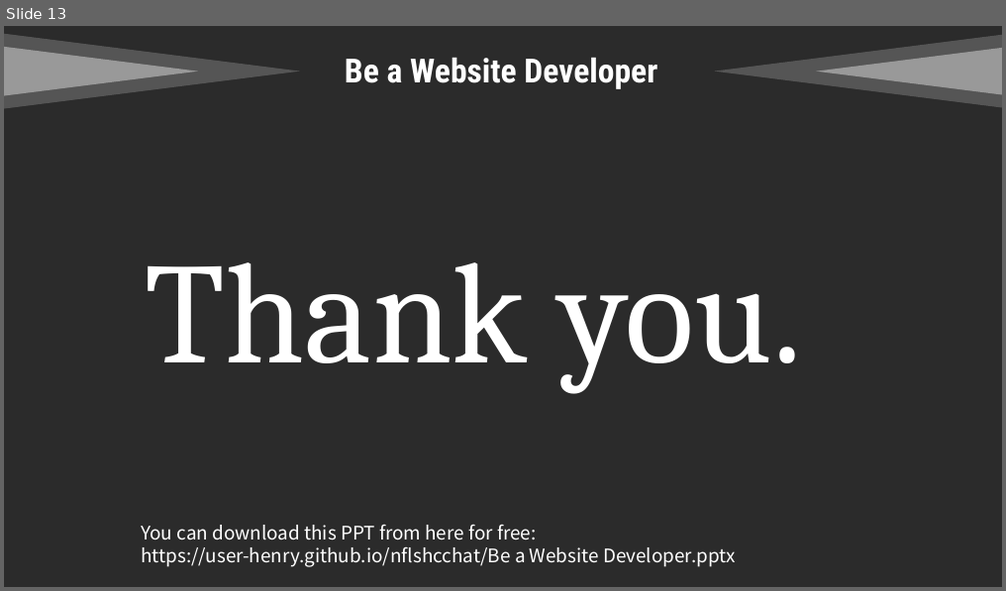
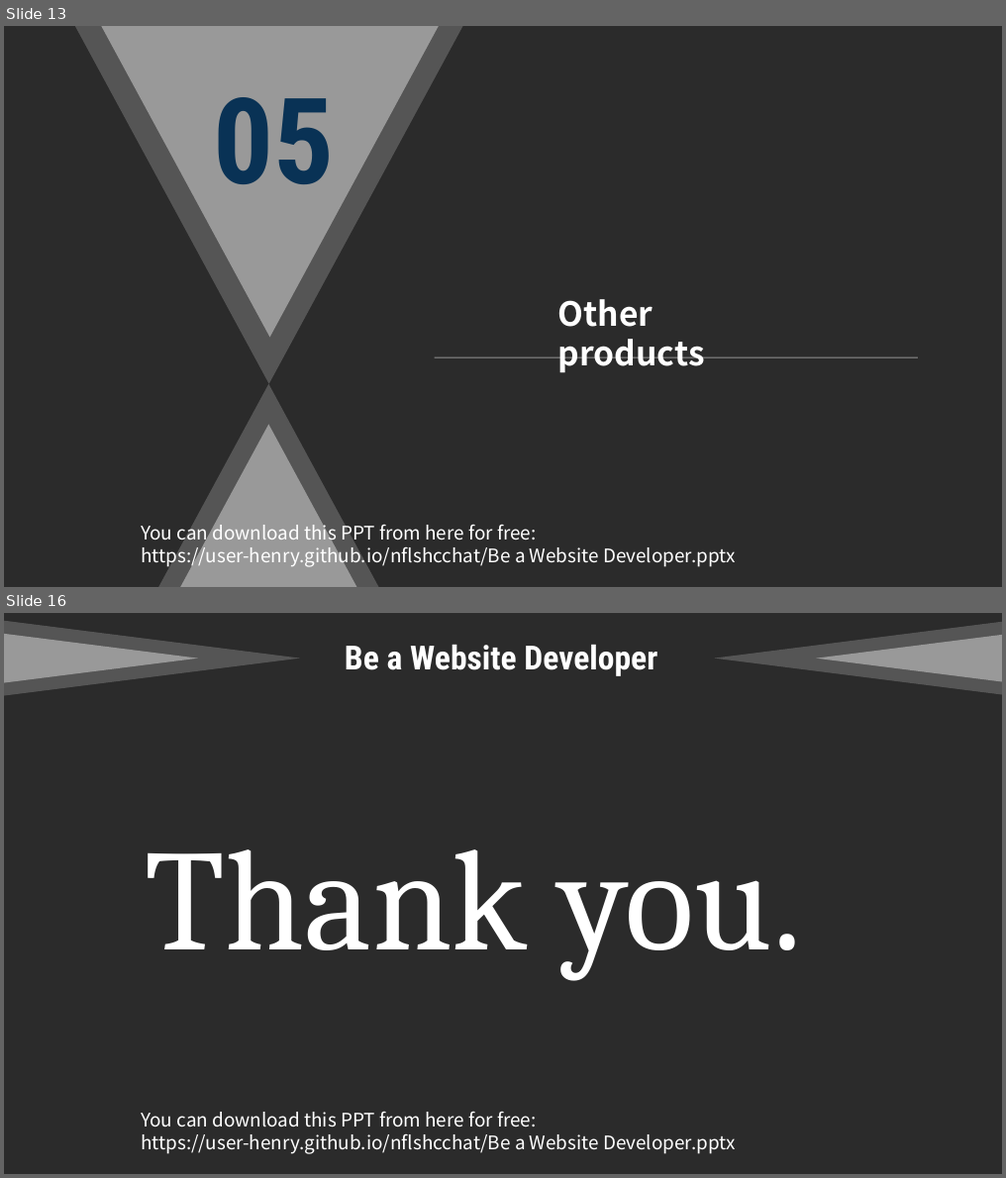
Before and after one commit to user-henry/nflshcchat, a slide deck: Be a Website Developer.pptx. Shown one above the other, each under a label of ours: slide 13 before the commit, slides 13 and 16 after it; the slides between them are not shown. The pictures are 1006x591 and 1006x1178 pixels, drawn with LibreOffice and Linux fonts; fonts in the diff are those of the drawing; background and template pictures are left out; a plain dark background stands for a picture behind light text. Boxes give left, top, right and bottom in pixels: in the first picture for what was removed or moved away, otherwise in the second. Text is boxed around its words. In the diff, an @@ line names an element or a change of style, - is before the commit and + after.

```diff
--- a/Be a Website Developer.pptx
+++ b/Be a Website Developer.pptx
@@ slide 13 added at (4,26,1002,587), background picture (left out) @@
@@ triangle added at (75,26,463,383), fill #FFFFFF at 20% opacity @@
@@ triangle added at (101,26,440,338), fill #FFFFFF at 40% opacity @@
@@ text added at (213,97,334,184), 115 pt, text #093255, bold @@
+05
@@ text added at (558,299,705,373), 32 pt, text #FFFFFF, bold @@
+Other products
@@ line added from (918, 358) to (435, 358), #FFFFFF 1 pt @@
@@ triangle added at (159,383,379,587), fill #FFFFFF at 20% opacity @@
@@ triangle added at (180,424,357,587), fill #FFFFFF at 40% opacity @@
@@ text added at (141,521,735,568), 18 pt, text #FFFFFF @@
+You can download this PPT from here for free: https://user-henry.github.io/nflshcchat/Be a Website Developer.pptx
@@ what was slide 13 is now slide 16 @@
```
Also in this commit, not shown: 3 slides changed, 2 other slides added.
